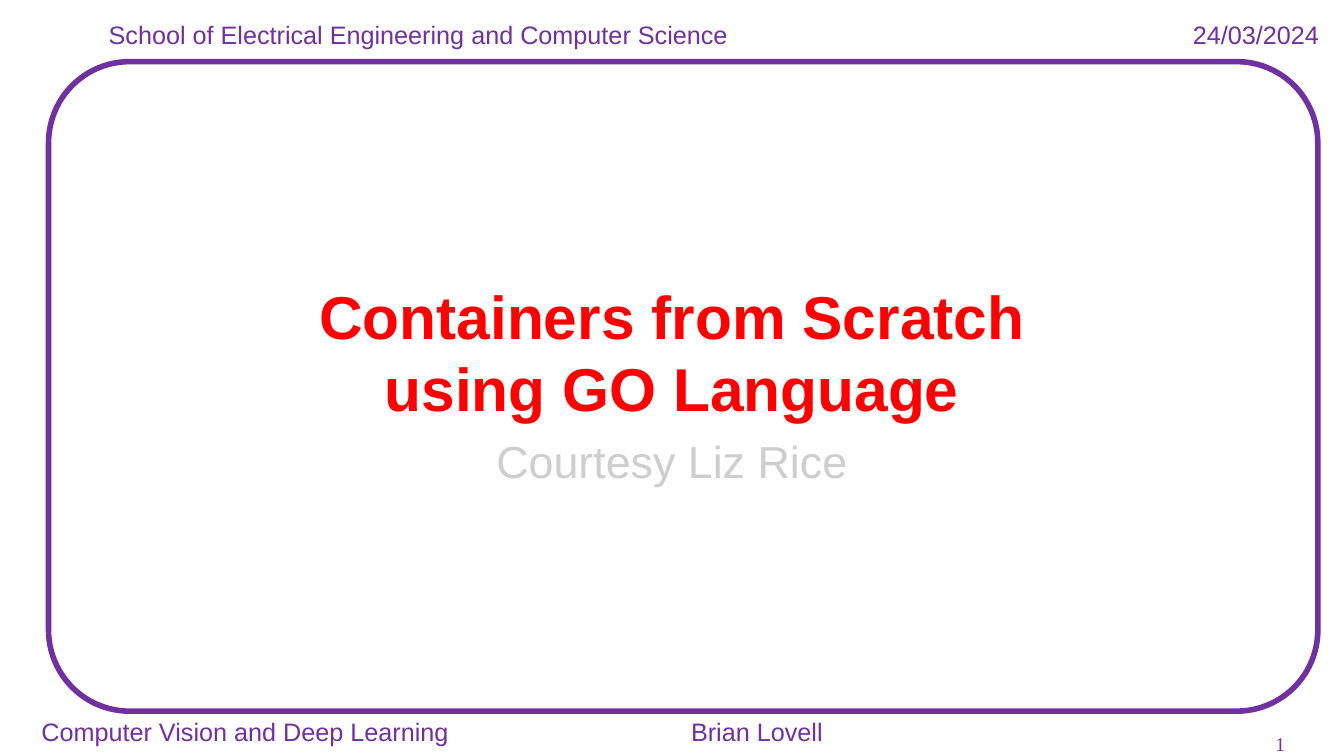
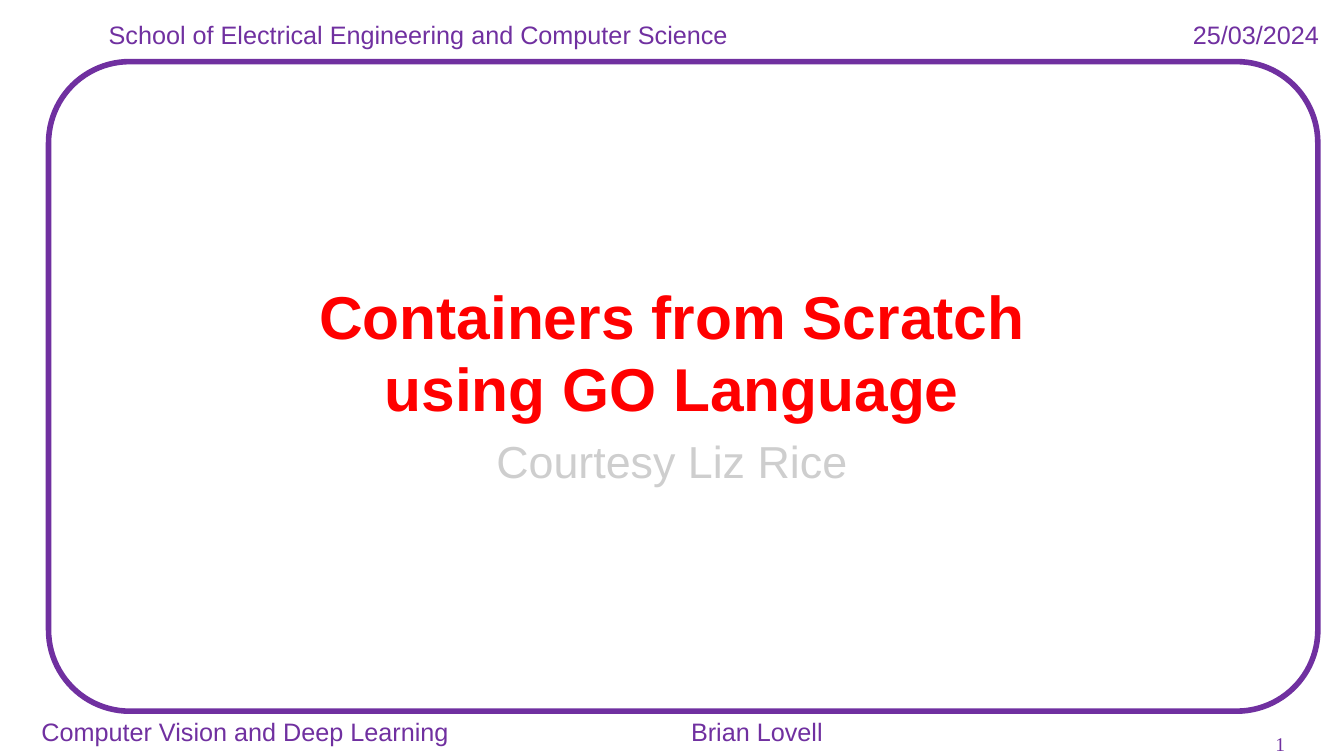
Before and after one commit to lovellbrian/docs, a slide deck: slide 1 of Containers_from_scratch.pptx. Drawn at 1344x756 pixels with LibreOffice and Linux fonts; fonts in the diff are those of the drawing; background and template pictures are left out. Boxes give left, top, right and bottom in pixels: in the first picture for what was removed or moved away, otherwise in the second. Text is boxed around its words. In the diff, an @@ line names an element or a change of style, - is before the commit and + after.

```diff
--- a/Containers_from_scratch.pptx
+++ b/Containers_from_scratch.pptx
@@ text at box(1193, 25, 1319, 45): text changed @@
-24/03/2024
+25/03/2024
```
Also in this commit, not shown: 5 other slides changed, 2 slides added, 1 slide removed.
